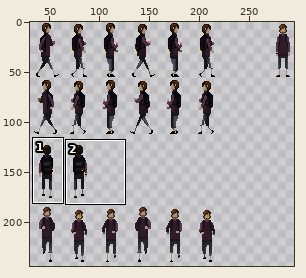
Two states of a pixel-art file, src/LostAndFound.Core/Assets/Images/Player/PlayerAnimations.aseprite. The first picture is a wide view before the edit; the outline marks the close-up.
Close-up. Before the commit:
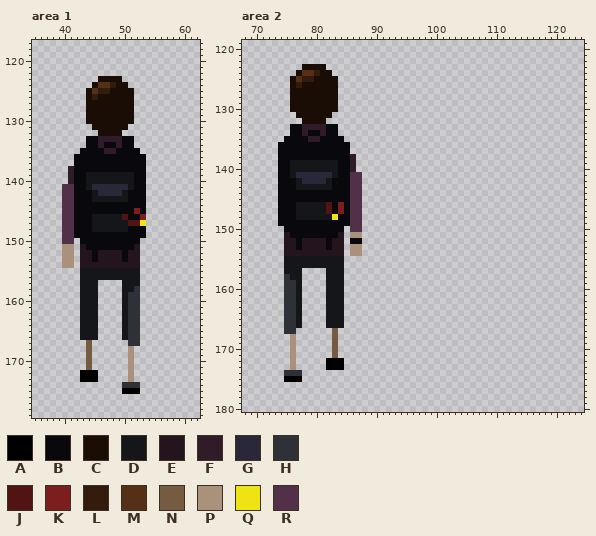
300x300 pixels, 1 frame. Colours within 5 levels of each other are drawn and written as one. Shown: area 1: x 35..62, y 117..179; area 2: x 68..124, y 119..180. The wide view leaves out empty margins. The commit also changed other parts of the picture, which this record leaves out.
Palette (. is transparent): A #000000  B #08080d  C #1a0d05  D #14161a  E #23141e  F #301b29  G #282838  H #2e3138  J #521313  K #7d1e1e  L #341c0c  M #563016  N #755b41  P #a9917b  Q #eee414  R #523148
Pixels before, area 1, first column x 40:
123 ......CCCC....
124 .....CMMLCC...
125 ....CMLLCCCC..
126 ....CLCCCCCC..
127 ....CCCCCCCC..
128 ....CCCCCCCC..
129 ....CCCCCCCC..
130 ....CCCCCCCC..
131 .....CCCCCC...
132 ......CCCC....
133 ....BBFFFFBB..
134 ....BBFBBFBB..
135 ...BBBBFFBBBB.
136 ..BBBBBBBBBBBB
137 ..BBBBBBBBBBBB
138 .FBBBBBBBBBBBB
139 .FBBDDDDDDDDBB
140 .FBBDDDDDDDDBB
141 RRBBDGGGGGGDBB
142 RRBBBDGGGGDBBB
143 RRBBBDDDDDDBBB
144 RRBBBBBBBBBBBB
145 RRBBBBBBBBBBKB
146 RRBBBDDDDDJBBK
147 RRBBBDDDDDDJJQ
148 RRBBBDDDDDDBBB
149 RRBBBBBBBBBBBB
150 RR.BBBBBBBBBB.
151 PP.EBBBBBBBBE.
152 PP.EEBEEEEBEE.
153 PP.EEBEEEEBEE.
154 PP.EEEEEEEEEE.
155 ...DDDDDDDDDD.
156 ...DDDDDDDDDD.
157 ...DDD....DDD.
158 ...DDD....DDH.
159 ...DDD....DHH.
160 ...DDD....DHH.
161 ...DDD....DHH.
162 ...DDD....DHH.
163 ...DDD....DHH.
164 ...DDD....DHH.
165 ...DDD....DHH.
166 ...DDD....DHH.
167 ....N......HH.
168 ....N......P..
169 ....N......P..
170 ....N......P..
171 ....N......P..
172 ...AAA.....P..
173 ...AAA.....P..
174 ..........HHH.
175 ..........AAA.
Pixels before, area 2 (only the part around the change), first column x 68:
119 .........................................................
120 .........................................................
121 .........................................................
122 .........................................................
123 ..........CCCC...........................................
124 .........CMMLCC..........................................
125 ........CMLLCCCC.........................................
126 ........CLCCCCCC.........................................
127 ........CCCCCCCC.........................................
128 ........CCCCCCCC.........................................
129 ........CCCCCCCC.........................................
130 ........CCCCCCCC.........................................
131 .........CCCCCC..........................................
132 ..........CCCC...........................................
133 ........BBFFFFBB.........................................
134 ........BBFBBFBB.........................................
135 .......BBBBFFBBBB........................................
136 ......BBBBBBBBBBBB.......................................
137 ......BBBBBBBBBBBB.......................................
138 ......BBBBBBBBBBBBF......................................
139 ......BBDDDDDDDDBBF......................................
140 ......BBDDDDDDDDBBF......................................
141 ......BBDGGGGGGDBBRR.....................................
142 ......BBBDGGGGDBBBRR.....................................
143 ......BBBDDDDDDBBBRR.....................................
144 ......BBBBBBBBBBBBRR.....................................
145 ......BBBBBBBBBBBBRR.....................................
146 ......BBBDDDDDJBKBRR.....................................
147 ......BBBDDDDDJBKBRR.....................................
148 ......BBBDDDDDDQBBRR.....................................
149 ......BBBBBBBBBBBBRR.....................................
150 .......BBBBBBBBBB.RR.....................................
151 .......EBBBBBBBBE.PP.....................................
152 .......EEBEEEEBEE.BB.....................................
153 .......EEBEEEEBEE.PP.....................................
154 .......EEEEEEEEEE.PP.....................................
155 .......DDDDDDDDDD........................................
156 .......DDDDDDDDDD........................................
157 .......DDD....DDD........................................
158 .......HDD....DDD........................................
159 .......HHD....DDD........................................
160 .......HHD....DDD........................................
161 .......HHD....DDD........................................
162 .......HHD....DDD........................................
163 .......HHD....DDD........................................
164 .......HHD....DDD........................................
165 .......HHD....DDD........................................
166 .......HHD....DDD........................................
167 .......HH......N.........................................
168 ........P......N.........................................
169 ........P......N.........................................
170 ........P......N.........................................
171 ........P......N.........................................
172 ........P.....AAA........................................
173 ........P.....AAA........................................
174 .......HHH...............................................
175 .......AAA...............................................
176 .........................................................
177 .........................................................
178 .........................................................
179 .........................................................
180 .........................................................
Once edited:
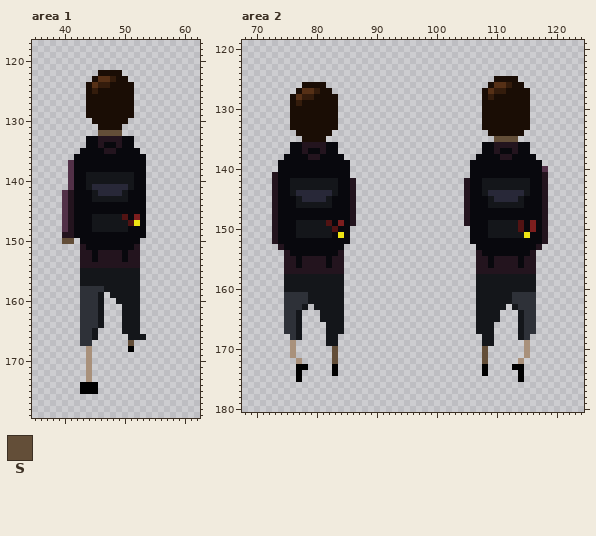
Colours new in this view: S #634e38
The edit:
Changed rows in their new state; - is an unchanged pixel.
Area 1:
first column x 44:
122 --CCCC--
123 -CMML-C-
124 CMLLC--C
125 -LCC----
126 -C------
first column x 40:
130 ----.------.--
131 -----.----.---
132 ------SSSS----
133 ------EEEE----
134 ------E--E----
135 -------EE-----
137 -R------------
138 -R------------
139 -R------------
140 -R------------
141 .-------------
142 -E------------
143 -E------------
144 -E------------
145 -E----------B-
146 -E----------KB
147 -E----------QB
148 -E------------
149 EE------------
150 SS------------
151 ..------------
152 ..------------
153 ..------------
154 ..------------
157 ------DDDD----
158 ---HHHHDDD--D-
159 ---HHHD-DD-DD-
160 ---HHHD--D-DD-
161 ---HHHD----DD-
162 ---HHHD----DD-
163 ---HHHD----DD-
164 ---HHHD----DD-
165 ---HH------DD-
166 ---HH-----.DDD
167 ---HH------S.-
168 ----P------A--
169 ----P------.--
170 ----P------.--
171 ----P------.--
172 ---.P.-----.--
173 ---.P.-----.--
174 ---AAA----...-
175 ---AAA----...-
Area 2:
first column x 73:
123 -----....-------------------------------------
124 ----......------------------------------------
125 ---........--------------------------CCCC-----
126 ---..----..-------------------------CMMLCC----
127 ---.-MML--.------------------------CMLLCCCC---
128 ----MLL----------------------------CLCCCCCC---
129 ----L------------------------------CCCCCCCC---
130 -----------------------------------CCCCCCCC---
131 ---C------C------------------------CCCCCCCC---
132 ---CC----CC------------------------CCCCCCCC---
133 ---CCCCCCCC------------------------CCCCCCCC---
134 ---.CCCCCC.-------------------------CCCCCC----
135 --...CCCC...-------------------------SSSS-----
136 -..--EEEE--..----------------------BBEEEEBB---
137 -..--E--E--..----------------------BBEBBEBB---
138 -.----EE----..--------------------BBBBEEBBBB--
139 ---BBBBBBBB--.-------------------BBBBBBBBBBBB-
140 ---BBBBBBBB--.-------------------BBBBBBBBBBBBR
141 E--BBBBBBBB--..------------------BBBBBBBBBBBBE
142 E--D-DDDD-D--E.-----------------EBBDDDDDDDDBBE
143 E--D------D--E.-----------------EBBDDDDDDDDBBE
144 E--DGGGGGGD--E.-----------------EBBDGGGGGGDBBE
145 E---DGGGGD---E.-----------------EBBBDGGGGDBBBE
146 E--------D-B-E.-----------------EBBBDDDDDDBBBE
147 E---BBBBBB-B-E.-----------------EBBBBBBBBBBBBE
148 E---BBBBBBB--E.-----------------EBBBBBBBBBBBBE
149 E---DDDDDJ-K-E.-----------------EBBBDDDDDJBKBE
150 EB--DDDDDDJ-B..------------------BBBDDDDDJBKBE
151 EBB-DDDDDD-QB..------------------BBBDDDDDDQBBE
152 EBBB-BBBB-BBB..------------------BBBBBBBBBBBBE
153 -EBB-BBBB-BB-..-------------------BBBBBBBBBBE-
154 ---BBBBBBBB--..-------------------EBBBBBBBBE--
155 --EEBEEEEBEE----------------------EEBEEEEBEE--
156 --EEBEEEEBEE----------------------EEBEEEEBEE--
157 --EEEEEEEEEE----------------------EEEEEEEEEE--
158 --D--DDDD-------------------------DDDDDDDDDD--
159 --DD-DDDD-------------------------DDDDDDDDDD--
160 --DD-DDDD-------------------------DDDDDDDDDD--
161 ----HHDDD-------------------------DDDDDDHHHH--
162 ----HHDDD-------------------------DDDDDDHHHH--
163 ----HD-DD-------------------------DDDDD-DHHH--
164 --------D-------------------------DDDD---DHH--
165 --------D-------------------------DDDD---DHH--
166 ----------------------------------DDD----DHH--
167 ----D----DDD----------------------DDD----DHH--
168 ---HD----DD------------------------DD----DH---
169 ---------DD------------------------DD-----P---
170 ----------S------------------------S------P---
171 ----------S------------------------S------P---
172 ---.P----.S.-----------------------S-----P----
173 ---.AA---.-.-----------------------A----AA----
174 --..A-----A------------------------A-----A----
175 --..-------------------------------------A----
Where, in picture pixels (left, top, right, bottom), the same in both close-ups:
changed: (62, 70, 146, 394)
changed: (272, 64, 362, 382)
added: (464, 76, 548, 382)
